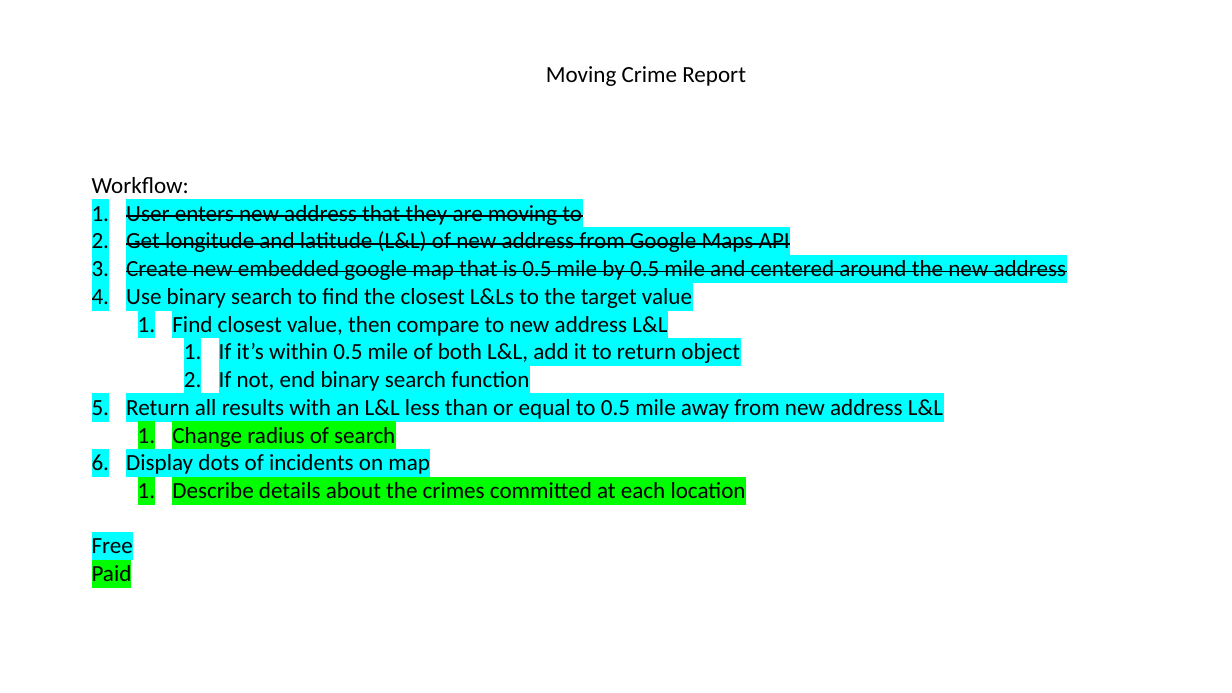
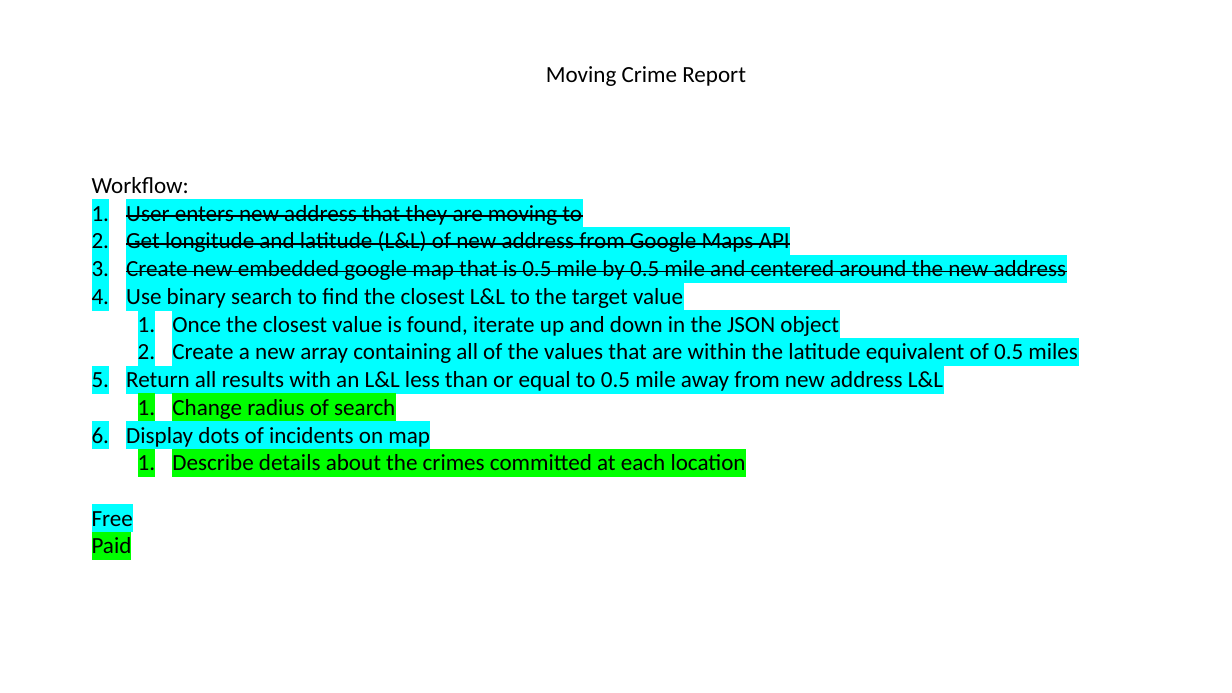
Before and after one commit to eaadalen/New-Address-Crime-Checker, a slide deck: slide 1 of Mockups.pptx. Drawn at 1232x693 pixels with LibreOffice and Linux fonts; fonts in the diff are those of the drawing. Boxes give left, top, right and bottom in pixels: in the first picture for what was removed or moved away, otherwise in the second. Text is boxed around its words. In the diff, an @@ line names an element or a change of style, - is before the commit and + after.

```diff
--- a/Mockups.pptx
+++ b/Mockups.pptx
@@ text at [126, 288, 1078, 363]: text changed @@
-4. Use binary search to find the closest L&Ls to the target value
-  1. Find closest value, then compare to new address L&L
-    1. If it’s within 0.5 mile of both L&L, add it to return object
-    2. If not, end binary search function
+4. Use binary search to find the closest L&L to the target value
+  1. Once the closest value is found, iterate up and down in the JSON object
+  2. Create a new array containing all of the values that are within the latitude equivalent of 0.5 miles
```
Also in this commit, not shown: 2 other files.
